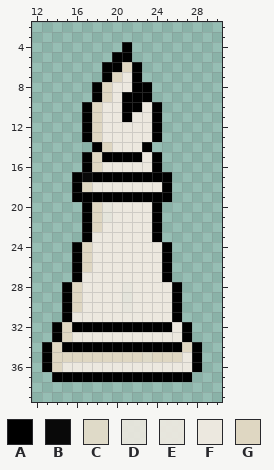
Two versions of one pixel-art sprite, Code/assets/sprites/Testing-Pieces/Pieces Base Form/White_Bishop.png. The picture above is the old version.
The file is 42x42 pixels. Pixels under 10% opacity are left out. Colours within 5 levels of each other are drawn and written as one. Shown: x 12..30, y 2..39.
Palette (. is transparent): A #000000  B #090909  C #dfdac8  D #eae7deed  E #eae7def6  F #ece8df  G #dfd7c2
Pixels before, first column x 13:
 4 ........A.......
 5 .......AA.......
 6 ......AAGA......
 7 ......AGFA......
 8 .....AGFFAA.....
 9 .....AGFAAA.....
10 ....AGFFAAFA....
11 ....AGFFAFFA....
12 ....AGFFFFFA....
13 ....AGFFFFFA....
14 .....AGFFFA.....
15 ....AGAAAAFA....
16 ....AGFFFFFA....
17 ...ABAAAAAAAA...
18 ...AGFFFFFFFA...
19 ...AAAAAAAAAA...
20 ....AGEFFFFA....
21 ....AGDFFFFA....
22 ....AGFFFFFA....
23 ....AFFFFFFA....
24 ...AGFFFFFFFA...
25 ...AGFFFFFFFA...
26 ...AGFFFFFFFA...
27 ...AFFFFFFFFA...
28 ..AGFFFFEFFFFA..
29 ..AGFFFFDFFFFA..
30 ..AGFFFFEFFFFA..
31 ..AFFFFFFFFFFA..
32 .AGAAAAAAAAAAFA.
33 .AGFFFFFFFFFFFA.
34 AGAAAAAAAAAAAAGA
35 AGGGGGGGGGCGGGFA
36 AGFFFFFFFFFFFFFA
37 .AAAAAAAAAAAAAA.
The same view after the edit:
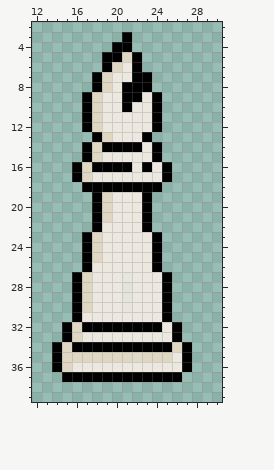
The exact change:
y 3: x 21 . -> A
y 4: x 20 . -> A
y 5: x 19 . -> A; x 21..22 A. -> GA
y 6: x 20..21 AG -> GF
y 7: x 18..20 .AG -> AGF; x 23 . -> A
y 8: x 21 F -> A
y 9: x 17..19 .AG -> AGF; x 23..24 A. -> FA
y 10: x 22 A -> F
y 11: x 21 A -> F
y 13: x 17..19 AGF -> .AG; x 23..24 FA -> A.
y 14: x 17..24 .AGFFFA. -> AGAAAAFA
y 15: x 19..22 AAAA -> FFFF
y 16: x 16..21 .AGFFF -> AGAAAA; x 23..25 FA. -> AFA
y 17: x 17..24 BAAAAAAA -> GFFFFFFF
y 18: x 16..25 AGFFFFFFFA -> .AAAAAAAA.
y 19: x 16..17 AA -> ..; x 19..22 AAAA -> GFFF; x 24..25 AA -> ..
y 20: x 17..19 AGE -> .AG; x 23..24 FA -> A.
y 21: x 17..19 AGD -> .AG; x 23..24 FA -> A.
y 22: x 17..18 AG -> .A; x 23..24 FA -> A.
y 23: x 18 F -> G
y 24..25: x 16..18 AGF -> .AG; x 24..25 FA -> A.
y 26: x 16..17 AG -> .A; x 24..25 FA -> A.
y 27: x 17 F -> G; x 21 F -> E
y 28: x 15..17 AGF -> .AG; x 21 E -> D; x 25..26 FA -> A.
y 29..30: x 15..17 AGF -> .AG; x 25..26 FA -> A.
y 31: x 15..16 AF -> .A; x 25..26 FA -> A.
y 32: x 14..16 AGA -> .AG; x 25..27 AFA -> FA.
y 33: x 14..16 AGF -> .AG; x 26..27 FA -> A.
y 34: x 13..15 AGA -> .AG; x 26..28 AGA -> GA.
y 35: x 13..14 AG -> .A; x 22..23 GC -> CG; x 26..28 GFA -> FA.
y 36: x 13..15 AGF -> .AG; x 27..28 FA -> A.
y 37: x 14 A -> .; x 27 A -> .
Changed places in both pictures, as pixel boxes (x1, y1, x2, y2):
changed: (42, 32, 202, 382)
